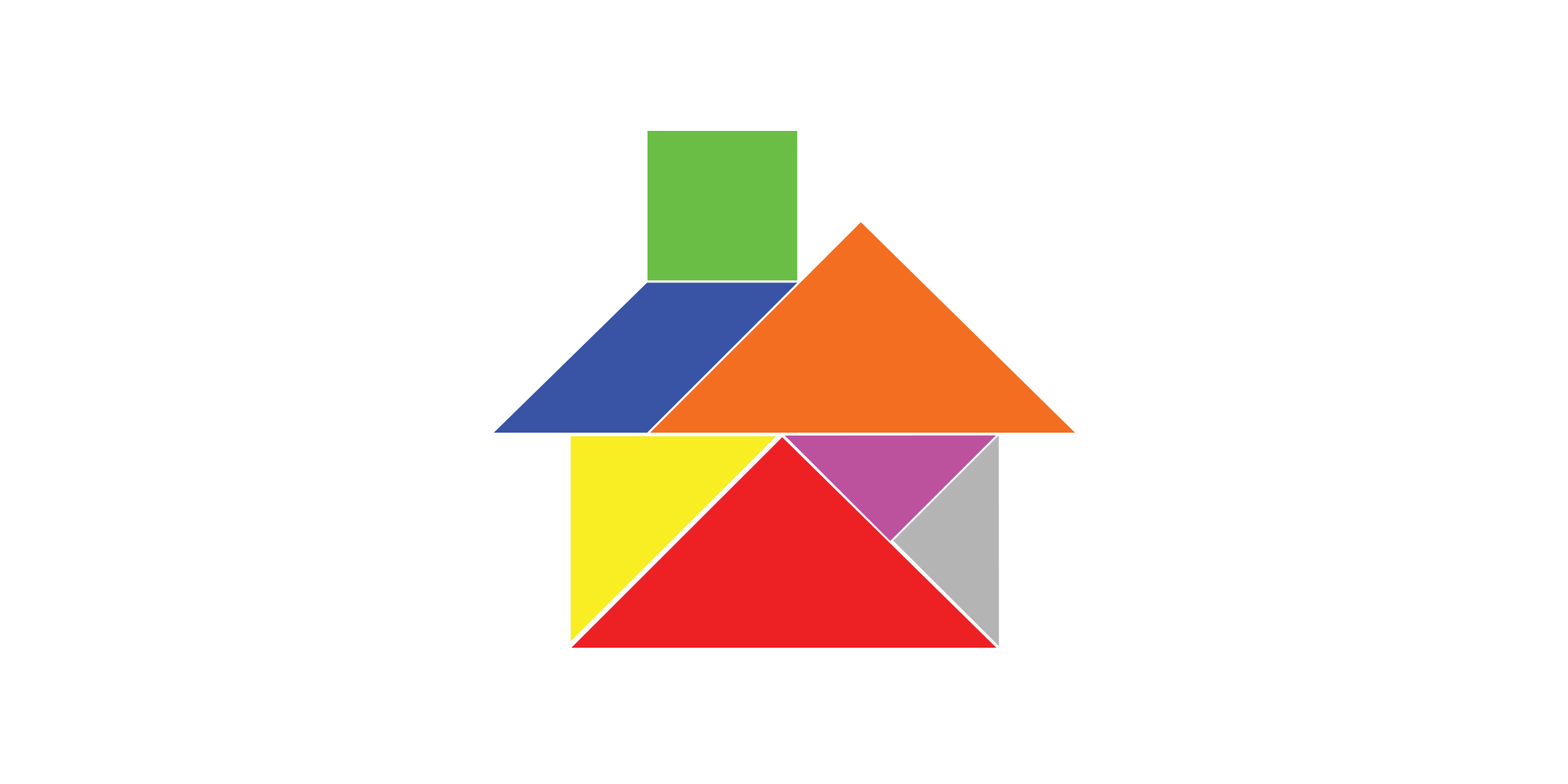
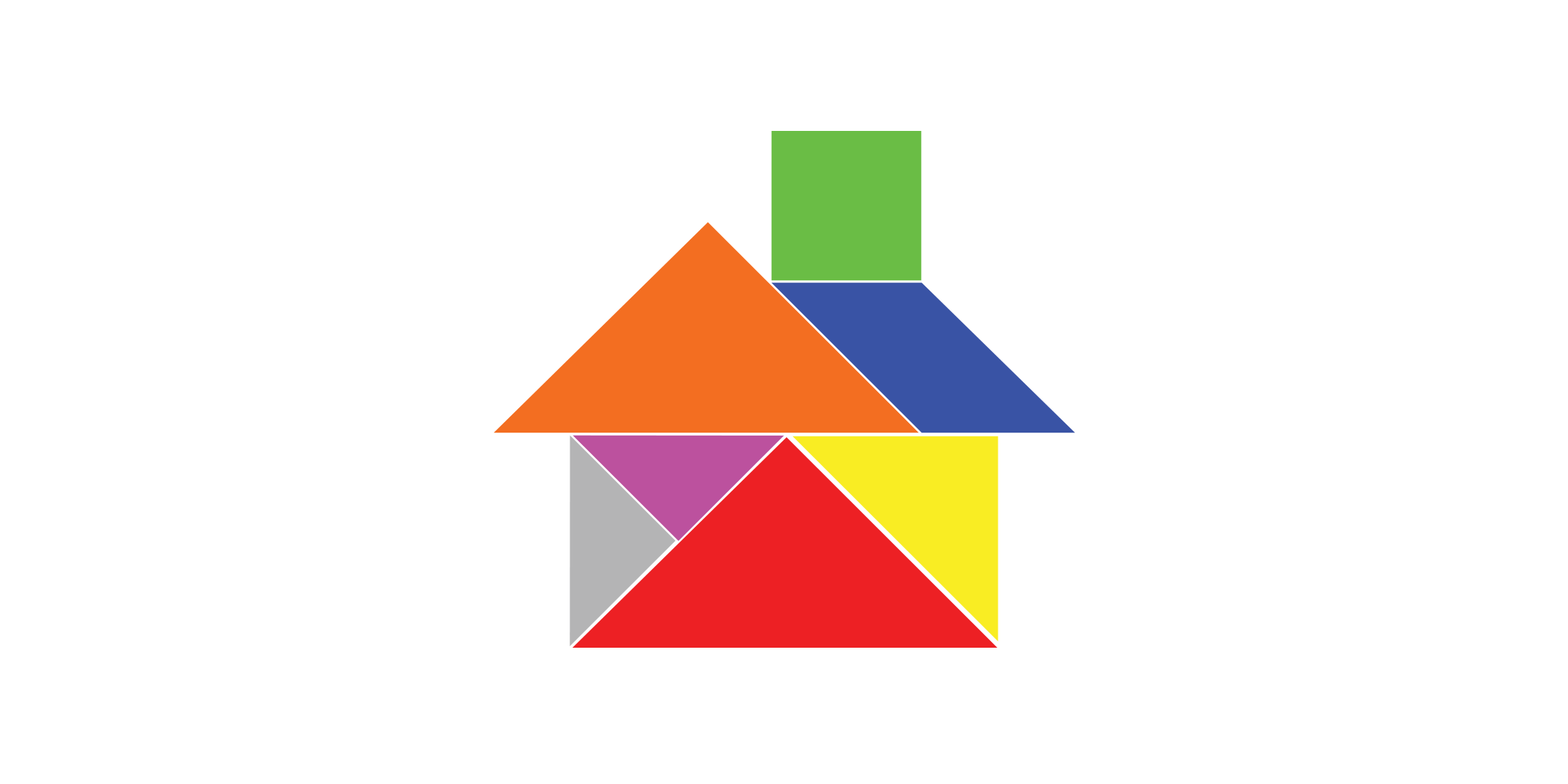
Layer changes from the first w=1568, h=784 image to the second:
painted on "Vector Smart Object" over [493, 130, 1075, 648]